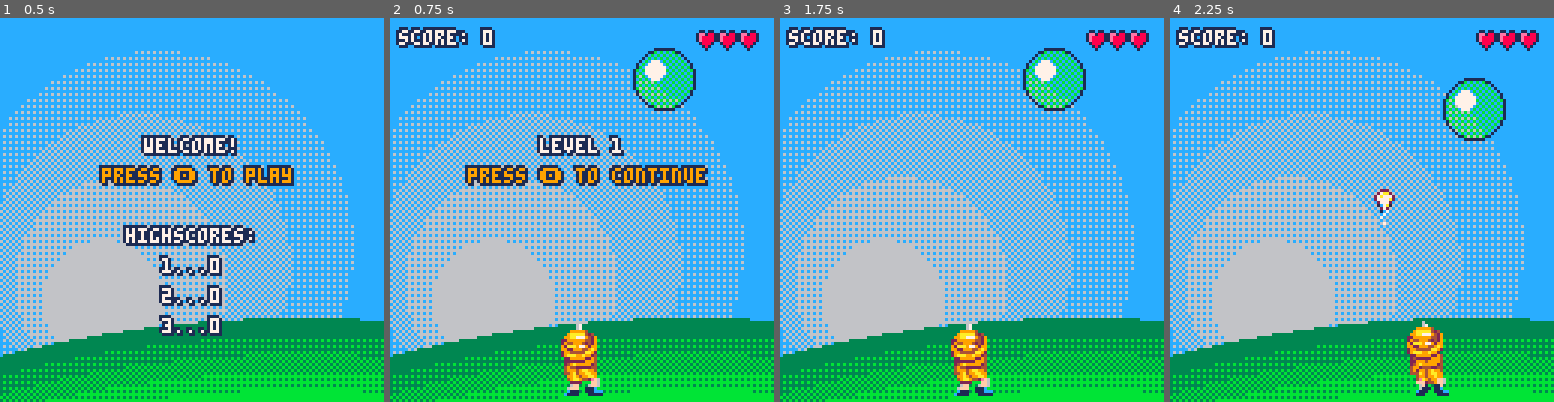
Above: before the commit, frames 1-4 (left to right).
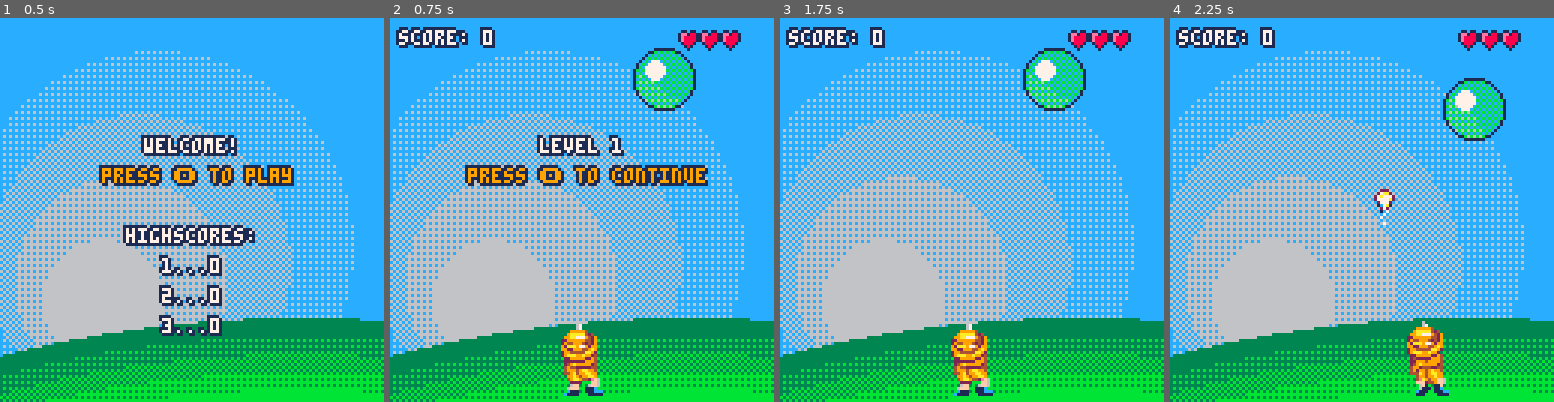
Above: after the commit, the same moments.

Repository: escargames/Anthrax
Game: PICO-8 cartridge Anthrax.p8
Two runs of this game, one before a commit and one after it. Both use one fixed random seed, a clock stepped at 60 frames per second and the inputs below.
Inputs:
- Up to frame 1 (0.5 s): tap X (X key) at 0.33 s
- Up to frame 2 (0.75 s): tap O (Z key) at 0.7 s
- Up to frame 3 (1.75 s): tap X (X key) at 1.07 s; hold Right from 1.6 s (still down); tap O (Z key) at 1.7 s
- Up to frame 4 (2.25 s): tap X (X key) at 1.85 s; release Right at 2.1 s; tap O (Z key) at 2.1 s

Frame 1 is identical in both runs. In frame 2, 0.7% of the frame differs, in the area x 75-97%, y 3-9%; in frame 3, 0.7%; in frame 4, 0.7%.

Commit message:
Improve the drawing of hearts

Diff:
--- a/Anthrax.p8
+++ b/Anthrax.p8
@@ -309,8 +309,7 @@
     end)
     coprint("score: "..tostr(sc), 3, 4, 7)
     for i = 1, lives do
-	j = 6 - lives
-        spr(32, 125 - 7*i - j, 3)
+        spr(32, 119 - 7*i - lives, 3)
     end
 end
 
